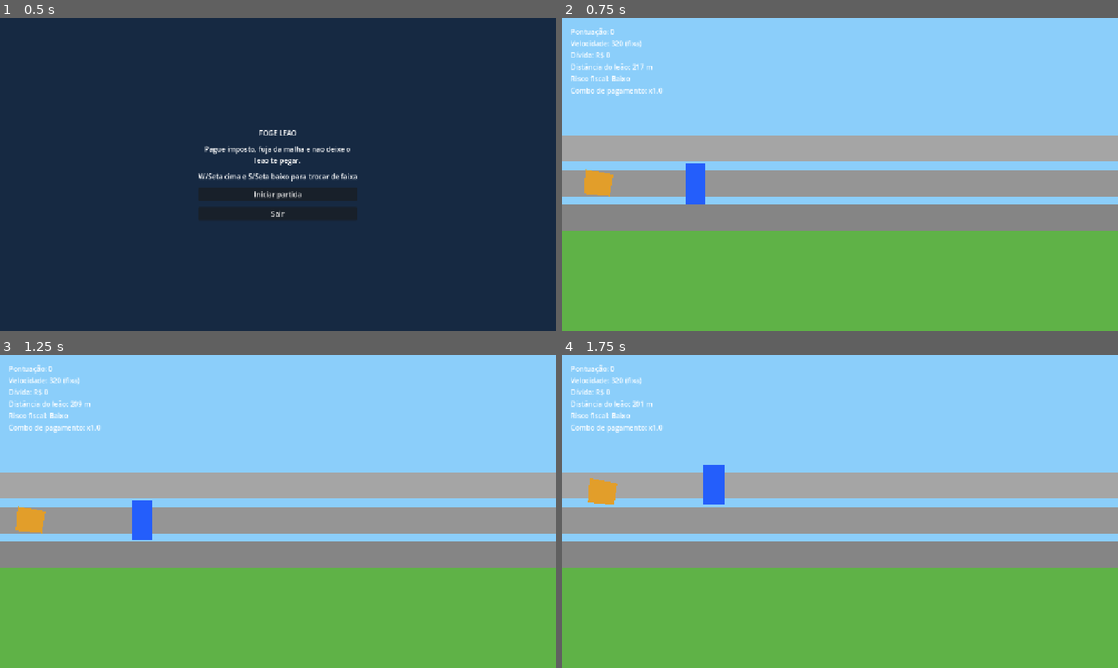
Above: before the commit, frames 1-4 (two rows, left to right).
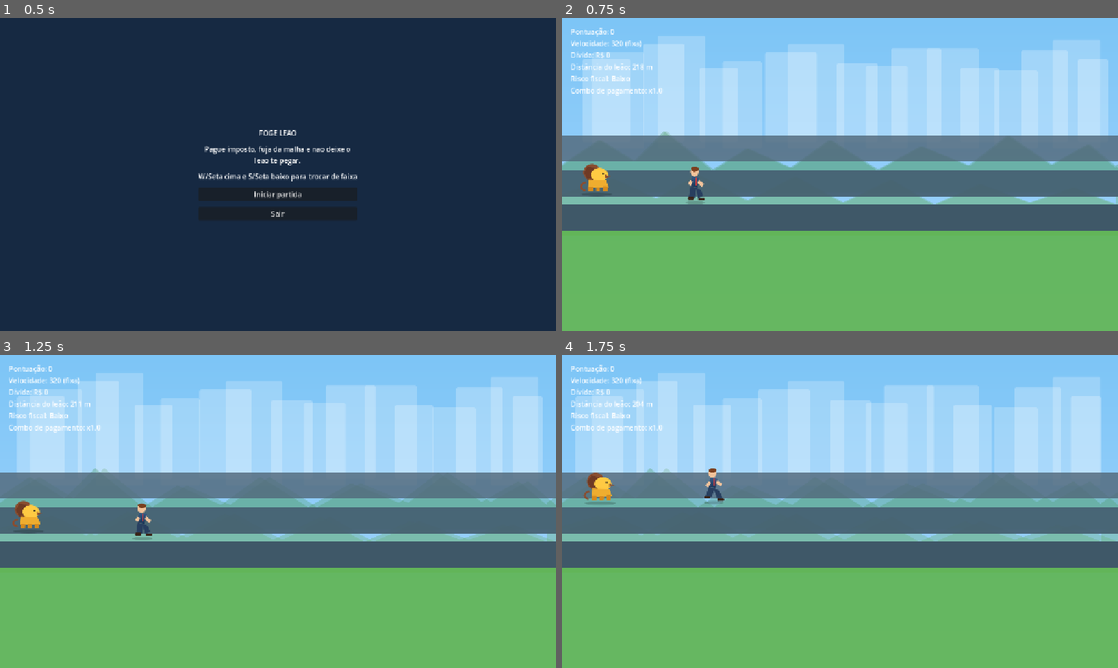
Above: after the commit, the same moments.

Repository: dairan/FugaDoLeao
Game: Godot game, scene res://scenes/menu/MainMenu.tscn
Two runs of this game, one before a commit and one after it. Both use one fixed random seed, a clock stepped at 60 frames per second and the inputs below.
Inputs:
- Up to frame 1 (0.5 s): no input
- Up to frame 2 (0.75 s): click "Iniciar partida" at 0.5 s
- Up to frame 3 (1.25 s): no input
- Up to frame 4 (1.75 s): hold W (move_up) from 1.28 s (still down); hold Keypad Enter (start_game) from 1.28 s (still down)

Frame 1 is identical in both runs. In frame 2, 77% of the frame differs, in the area x 0-100%, y 8-100%; in frame 3, 77%; in frame 4, 77%.

Commit message:
chore: atualiza modificações pendentes no Godot

Diff:
--- /dev/null
+++ b/assets/art/bg_city.svg
@@ -0,0 +1,25 @@
+<svg width="1280" height="720" viewBox="0 0 1280 720" xmlns="http://www.w3.org/2000/svg">
+  <defs>
+    <linearGradient id="sky" x1="0" y1="0" x2="0" y2="1">
+      <stop offset="0" stop-color="#7dc5f6"/>
+      <stop offset="1" stop-color="#a7d7ff"/>
+    </linearGradient>
+  </defs>
+  <rect width="1280" height="720" fill="url(#sky)"/>
+  <g opacity="0.22" fill="#ffffff">
+    <rect x="70" y="80" width="120" height="220" rx="4"/>
+    <rect x="220" y="40" width="110" height="260" rx="4"/>
+    <rect x="370" y="100" width="90" height="200" rx="4"/>
+    <rect x="520" y="60" width="130" height="240" rx="4"/>
+    <rect x="700" y="110" width="95" height="190" rx="4"/>
+    <rect x="840" y="70" width="120" height="230" rx="4"/>
+    <rect x="995" y="120" width="100" height="180" rx="4"/>
+    <rect x="1130" y="50" width="110" height="250" rx="4"/>
+  </g>
+  <g opacity="0.32" fill="#4d9a65">
+    <polygon points="0,340 90,280 170,330 240,260 350,350 430,300 530,345 620,280 730,350 830,295 940,340 1030,270 1130,338 1215,290 1280,345 1280,400 0,400"/>
+  </g>
+  <g opacity="0.36" fill="#6bb17d">
+    <polygon points="0,405 120,370 220,415 315,360 430,420 540,365 650,425 760,372 860,430 965,382 1080,425 1180,390 1280,430 1280,490 0,490"/>
+  </g>
+</svg>
--- /dev/null
+++ b/assets/art/bg_far.svg
@@ -0,0 +1,14 @@
+<svg width="1280" height="720" viewBox="0 0 1280 720" xmlns="http://www.w3.org/2000/svg">
+  <rect width="1280" height="720" fill="none"/>
+  <g opacity="0.25" fill="#ffffff">
+    <rect x="50" y="95" width="110" height="190" rx="4"/>
+    <rect x="190" y="60" width="95" height="225" rx="4"/>
+    <rect x="320" y="115" width="88" height="170" rx="4"/>
+    <rect x="470" y="80" width="120" height="205" rx="4"/>
+    <rect x="635" y="105" width="95" height="180" rx="4"/>
+    <rect x="760" y="70" width="115" height="215" rx="4"/>
+    <rect x="920" y="115" width="88" height="170" rx="4"/>
+    <rect x="1060" y="75" width="108" height="210" rx="4"/>
+    <rect x="1190" y="95" width="70" height="190" rx="4"/>
+  </g>
+</svg>
--- /dev/null
+++ b/assets/art/bg_near.svg
@@ -0,0 +1,9 @@
+<svg width="1280" height="720" viewBox="0 0 1280 720" xmlns="http://www.w3.org/2000/svg">
+  <rect width="1280" height="720" fill="none"/>
+  <g opacity="0.35" fill="#4d9a65">
+    <polygon points="0,340 90,280 170,330 240,260 350,350 430,300 530,345 620,280 730,350 830,295 940,340 1030,270 1130,338 1215,290 1280,345 1280,410 0,410"/>
+  </g>
+  <g opacity="0.40" fill="#6bb17d">
+    <polygon points="0,405 120,370 220,415 315,360 430,420 540,365 650,425 760,372 860,430 965,382 1080,425 1180,390 1280,430 1280,500 0,500"/>
+  </g>
+</svg>
--- /dev/null
+++ b/assets/art/item_bad_tax.svg
@@ -0,0 +1,11 @@
+<svg width="72" height="72" viewBox="0 0 72 72" xmlns="http://www.w3.org/2000/svg">
+  <defs>
+    <linearGradient id="r" x1="0" y1="0" x2="0" y2="1">
+      <stop offset="0" stop-color="#ff6e6e"/>
+      <stop offset="1" stop-color="#c53030"/>
+    </linearGradient>
+  </defs>
+  <circle cx="36" cy="36" r="28" fill="url(#r)"/>
+  <circle cx="36" cy="36" r="22" fill="#ff9a9a" opacity="0.3"/>
+  <path d="M25 25 L47 47 M47 25 L25 47" stroke="#ffffff" stroke-width="5" stroke-linecap="round"/>
+</svg>
--- /dev/null
+++ b/assets/art/item_good_tax.svg
@@ -0,0 +1,11 @@
+<svg width="72" height="72" viewBox="0 0 72 72" xmlns="http://www.w3.org/2000/svg">
+  <defs>
+    <linearGradient id="g" x1="0" y1="0" x2="0" y2="1">
+      <stop offset="0" stop-color="#3ad874"/>
+      <stop offset="1" stop-color="#1b9d51"/>
+    </linearGradient>
+  </defs>
+  <circle cx="36" cy="36" r="28" fill="url(#g)"/>
+  <circle cx="36" cy="36" r="22" fill="#63e38f" opacity="0.45"/>
+  <path d="M25 37 L33 45 L48 28" stroke="#ffffff" stroke-width="5" stroke-linecap="round" stroke-linejoin="round" fill="none"/>
+</svg>
--- /dev/null
+++ b/assets/art/lion_chaser.svg
@@ -0,0 +1,13 @@
+<svg width="120" height="96" viewBox="0 0 120 96" xmlns="http://www.w3.org/2000/svg">
+  <ellipse cx="58" cy="90" rx="40" ry="5" fill="#000" opacity="0.18"/>
+  <circle cx="45" cy="34" r="22" fill="#8a4d2f"/>
+  <path d="M35 18 L25 35 L35 53 L50 55 L60 40 L57 25 Z" fill="#6f3a24"/>
+  <ellipse cx="64" cy="40" rx="22" ry="17" fill="#ffca43"/>
+  <circle cx="73" cy="37" r="2" fill="#1d1d1d"/>
+  <path d="M80 40 L93 44 L80 48 Z" fill="#8a4d2f"/>
+  <path d="M38 52 L82 54 L88 72 L36 74 Z" fill="#efad2f"/>
+  <rect x="38" y="70" width="11" height="12" rx="2" fill="#d58a1d"/>
+  <rect x="56" y="70" width="11" height="12" rx="2" fill="#d58a1d"/>
+  <rect x="73" y="70" width="11" height="12" rx="2" fill="#d58a1d"/>
+  <path d="M28 60 C16 63, 16 75, 28 77" stroke="#8a4d2f" stroke-width="5" fill="none" stroke-linecap="round"/>
+</svg>
--- /dev/null
+++ b/assets/art/lion_chaser_step.svg
@@ -0,0 +1,13 @@
+<svg width="120" height="96" viewBox="0 0 120 96" xmlns="http://www.w3.org/2000/svg">
+  <ellipse cx="58" cy="90" rx="40" ry="5" fill="#000" opacity="0.18"/>
+  <circle cx="46" cy="34" r="22" fill="#8a4d2f"/>
+  <path d="M35 18 L25 35 L35 53 L50 55 L60 40 L57 25 Z" fill="#6f3a24"/>
+  <ellipse cx="65" cy="40" rx="22" ry="17" fill="#ffca43"/>
+  <circle cx="74" cy="37" r="2" fill="#1d1d1d"/>
+  <path d="M81 40 L95 44 L81 48 Z" fill="#8a4d2f"/>
+  <path d="M38 52 L82 54 L88 72 L36 74 Z" fill="#efad2f"/>
+  <rect x="36" y="70" width="12" height="12" rx="2" fill="#d58a1d"/>
+  <rect x="56" y="72" width="11" height="10" rx="2" fill="#d58a1d"/>
+  <rect x="74" y="69" width="11" height="13" rx="2" fill="#d58a1d"/>
+  <path d="M28 60 C16 63, 14 76, 27 79" stroke="#8a4d2f" stroke-width="5" fill="none" stroke-linecap="round"/>
+</svg>
--- /dev/null
+++ b/assets/art/player_runner.svg
@@ -0,0 +1,19 @@
+<svg width="96" height="96" viewBox="0 0 96 96" xmlns="http://www.w3.org/2000/svg">
+  <defs>
+    <linearGradient id="suit" x1="0" y1="0" x2="0" y2="1">
+      <stop offset="0" stop-color="#365b87"/>
+      <stop offset="1" stop-color="#1d3556"/>
+    </linearGradient>
+  </defs>
+  <ellipse cx="48" cy="90" rx="24" ry="4" fill="#000" opacity="0.18"/>
+  <circle cx="45" cy="21" r="10" fill="#f2c39b"/>
+  <path d="M36 15 C38 8, 50 7, 56 13 C54 18, 48 20, 42 20 Z" fill="#7b3f1f"/>
+  <path d="M40 31 L58 34 L53 56 L35 52 Z" fill="url(#suit)"/>
+  <rect x="48" y="33" width="3" height="18" fill="#d83b3b"/>
+  <path d="M57 38 L70 45 L66 52 L54 45 Z" fill="#f2c39b"/>
+  <path d="M36 39 L28 50 L35 54 L42 43 Z" fill="#f2c39b"/>
+  <path d="M36 53 L50 57 L43 78 L29 74 Z" fill="#283f5f"/>
+  <path d="M49 56 L61 61 L70 79 L58 82 L50 63 Z" fill="#283f5f"/>
+  <rect x="25" y="74" width="15" height="6" rx="2" fill="#3a2418"/>
+  <rect x="57" y="80" width="16" height="6" rx="2" fill="#3a2418"/>
+</svg>
--- /dev/null
+++ b/assets/art/player_runner_step.svg
@@ -0,0 +1,19 @@
+<svg width="96" height="96" viewBox="0 0 96 96" xmlns="http://www.w3.org/2000/svg">
+  <defs>
+    <linearGradient id="suit" x1="0" y1="0" x2="0" y2="1">
+      <stop offset="0" stop-color="#365b87"/>
+      <stop offset="1" stop-color="#1d3556"/>
+    </linearGradient>
+  </defs>
+  <ellipse cx="48" cy="90" rx="24" ry="4" fill="#000" opacity="0.18"/>
+  <circle cx="46" cy="21" r="10" fill="#f2c39b"/>
+  <path d="M37 14 C39 8, 52 8, 57 14 C55 19, 49 21, 43 21 Z" fill="#7b3f1f"/>
+  <path d="M40 31 L58 34 L53 56 L35 52 Z" fill="url(#suit)"/>
+  <rect x="48" y="33" width="3" height="18" fill="#d83b3b"/>
+  <path d="M57 38 L69 48 L64 55 L53 45 Z" fill="#f2c39b"/>
+  <path d="M36 39 L30 47 L37 53 L42 43 Z" fill="#f2c39b"/>
+  <path d="M36 53 L50 57 L47 79 L33 77 Z" fill="#283f5f"/>
+  <path d="M49 56 L61 61 L67 74 L55 80 L50 63 Z" fill="#283f5f"/>
+  <rect x="30" y="77" width="15" height="6" rx="2" fill="#3a2418"/>
+  <rect x="55" y="78" width="16" height="6" rx="2" fill="#3a2418"/>
+</svg>
--- a/scenes/items/BadItem.tscn
+++ b/scenes/items/BadItem.tscn
@@ -1,24 +1,25 @@
-[gd_scene load_steps=2 format=3]
+[gd_scene load_steps=3 format=3]
 
 [ext_resource type="Script" path="res://scripts/items/bad_item.gd" id="1"]
+[ext_resource type="Texture2D" path="res://assets/art/item_bad_tax.svg" id="2"]
 
 [sub_resource type="CircleShape2D" id="1"]
-radius = 24.0
+radius = 22.0
 
 [node name="BadItem" type="Area2D"]
 script = ExtResource("1")
 monitoring = true
 monitorable = true
 
-[node name="Visual" type="Polygon2D" parent="."]
-polygon = PackedVector2Array(-24, -24, 24, -24, 24, 24, -24, 24)
-color = Color(0.901961, 0.313726, 0.313726, 1)
+[node name="Visual" type="Sprite2D" parent="."]
+texture = ExtResource("2")
+scale = Vector2(0.8, 0.8)
 
 [node name="Label" type="Label" parent="."]
-offset_left = -60.0
-offset_top = 34.0
-offset_right = 60.0
-offset_bottom = 62.0
+offset_left = -85.0
+offset_top = 38.0
+offset_right = 85.0
+offset_bottom = 66.0
 text = "caixa dois"
 horizontal_alignment = 1
 
--- a/scenes/items/GoodItem.tscn
+++ b/scenes/items/GoodItem.tscn
@@ -1,24 +1,25 @@
-[gd_scene load_steps=2 format=3]
+[gd_scene load_steps=3 format=3]
 
 [ext_resource type="Script" path="res://scripts/items/good_item.gd" id="1"]
+[ext_resource type="Texture2D" path="res://assets/art/item_good_tax.svg" id="2"]
 
 [sub_resource type="CircleShape2D" id="1"]
-radius = 24.0
+radius = 22.0
 
 [node name="GoodItem" type="Area2D"]
 script = ExtResource("1")
 monitoring = true
 monitorable = true
 
-[node name="Visual" type="Polygon2D" parent="."]
-polygon = PackedVector2Array(0, -28, 28, 0, 0, 28, -28, 0)
-color = Color(0.160784, 0.784314, 0.384314, 1)
+[node name="Visual" type="Sprite2D" parent="."]
+texture = ExtResource("2")
+scale = Vector2(0.8, 0.8)
 
 [node name="Label" type="Label" parent="."]
-offset_left = -55.0
-offset_top = 34.0
-offset_right = 55.0
-offset_bottom = 62.0
+offset_left = -80.0
+offset_top = 38.0
+offset_right = 80.0
+offset_bottom = 66.0
 text = "dinheiro"
 horizontal_alignment = 1
 
--- a/scenes/lion/Lion.tscn
+++ b/scenes/lion/Lion.tscn
@@ -1,11 +1,13 @@
 [gd_scene load_steps=2 format=3]
 
 [ext_resource type="Script" path="res://scripts/lion/lion.gd" id="1"]
+[ext_resource type="Texture2D" path="res://assets/art/lion_chaser.svg" id="2"]
 
 [node name="Lion" type="Node2D"]
 script = ExtResource("1")
 position = Vector2(120, 380)
 
-[node name="Body" type="Polygon2D" parent="."]
-polygon = PackedVector2Array(-28, -32, 36, -20, 28, 30, -32, 24)
-color = Color(0.890196, 0.623529, 0.168627, 1)
+[node name="Body" type="Sprite2D" parent="."]
+texture = ExtResource("2")
+position = Vector2(0, -12)
+scale = Vector2(0.9, 0.9)
--- a/scenes/main/Main.tscn
+++ b/scenes/main/Main.tscn
@@ -6,40 +6,65 @@
 [ext_resource type="PackedScene" path="res://scenes/ui/HUD.tscn" id="4"]
 [ext_resource type="PackedScene" path="res://scenes/items/GoodItem.tscn" id="5"]
 [ext_resource type="PackedScene" path="res://scenes/items/BadItem.tscn" id="6"]
+[ext_resource type="Texture2D" path="res://assets/art/bg_city.svg" id="7"]
+[ext_resource type="Texture2D" path="res://assets/art/bg_far.svg" id="8"]
+[ext_resource type="Texture2D" path="res://assets/art/bg_near.svg" id="9"]
+[ext_resource type="AudioStream" path="res://assets/audio/sfx_good.wav" id="10"]
+[ext_resource type="AudioStream" path="res://assets/audio/sfx_bad.wav" id="11"]
+[ext_resource type="AudioStream" path="res://assets/audio/sfx_game_over.wav" id="12"]
 
 [node name="Main" type="Node2D"]
 script = ExtResource("1")
 good_item_scene = ExtResource("5")
 bad_item_scene = ExtResource("6")
 
-[node name="Sky" type="ColorRect" parent="."]
+[node name="Sky" type="TextureRect" parent="."]
 offset_right = 1280.0
 offset_bottom = 720.0
-color = Color(0.545098, 0.807843, 0.980392, 1)
+texture = ExtResource("7")
+stretch_mode = 6
+
+[node name="Parallax" type="Node2D" parent="."]
+
+[node name="FarA" type="Sprite2D" parent="Parallax"]
+position = Vector2(640, 360)
+texture = ExtResource("8")
+
+[node name="FarB" type="Sprite2D" parent="Parallax"]
+position = Vector2(1920, 360)
+texture = ExtResource("8")
+
+[node name="NearA" type="Sprite2D" parent="Parallax"]
+position = Vector2(640, 360)
+texture = ExtResource("9")
+
+[node name="NearB" type="Sprite2D" parent="Parallax"]
+position = Vector2(1920, 360)
+texture = ExtResource("9")
 
 [node name="LaneTop" type="ColorRect" parent="."]
 offset_top = 270.0
 offset_right = 1280.0
 offset_bottom = 330.0
-color = Color(0.647059, 0.647059, 0.647059, 1)
+color = Color(0.32, 0.41, 0.48, 0.82)
 
 [node name="LaneMid" type="ColorRect" parent="."]
 offset_top = 350.0
 offset_right = 1280.0
 offset_bottom = 410.0
-color = Color(0.584314, 0.584314, 0.584314, 1)
+color = Color(0.26, 0.35, 0.43, 0.86)
 
 [node name="LaneBottom" type="ColorRect" parent="."]
 offset_top = 430.0
 offset_right = 1280.0
 offset_bottom = 490.0
-color = Color(0.521569, 0.521569, 0.521569, 1)
+color = Color(0.22, 0.3, 0.38, 0.9)
 
 [node name="Grass" type="ColorRect" parent="."]
 offset_top = 490.0
 offset_right = 1280.0
 offset_bottom = 720.0
-color = Color(0.372549, 0.698039, 0.278431, 1)
+color = Color(0.36, 0.7, 0.28, 0.86)
 
 [node name="Player" parent="." instance=ExtResource("2")]
 
@@ -51,4 +76,16 @@
 wait_time = 1.0
 autostart = false
 
+[node name="GoodSfx" type="AudioStreamPlayer" parent="."]
+stream = ExtResource("10")
+volume_db = -6.0
+
+[node name="BadSfx" type="AudioStreamPlayer" parent="."]
+stream = ExtResource("11")
+volume_db = -5.0
+
+[node name="GameOverSfx" type="AudioStreamPlayer" parent="."]
+stream = ExtResource("12")
+volume_db = -4.0
+
 [node name="HUD" parent="." instance=ExtResource("4")]
--- a/scenes/player/Player.tscn
+++ b/scenes/player/Player.tscn
@@ -1,17 +1,20 @@
-[gd_scene load_steps=2 format=3]
+[gd_scene load_steps=3 format=3]
 
 [ext_resource type="Script" path="res://scripts/player/player.gd" id="1"]
+[ext_resource type="Texture2D" path="res://assets/art/player_runner.svg" id="2"]
 
 [sub_resource type="RectangleShape2D" id="1"]
-size = Vector2(64, 92)
+size = Vector2(44, 78)
 
 [node name="Player" type="CharacterBody2D"]
 script = ExtResource("1")
 position = Vector2(300, 380)
 
-[node name="Body" type="Polygon2D" parent="."]
-polygon = PackedVector2Array(-24, -46, 24, -46, 24, 46, -24, 46)
-color = Color(0.145098, 0.372549, 0.984314, 1)
+[node name="Body" type="Sprite2D" parent="."]
+texture = ExtResource("2")
+position = Vector2(0, -8)
+scale = Vector2(0.95, 0.95)
 
 [node name="CollisionShape2D" type="CollisionShape2D" parent="."]
 shape = SubResource("1")
+position = Vector2(0, -6)
--- a/scripts/globals/game_state.gd
+++ b/scripts/globals/game_state.gd
@@ -1,11 +1,15 @@
 extends Node
+
+signal good_item_collected
+signal bad_item_collected
+signal game_over_triggered
 
 const BASE_SPEED: float = 320.0
 const START_DISTANCE: float = 220.0
 const MAX_DISTANCE: float = 9999.0
-const PASSIVE_DISTANCE_DRAIN: float = 16.0
-const GOOD_DISTANCE_BONUS_BASE: float = 34.0
-const BAD_DISTANCE_PENALTY: float = 42.0
+const PASSIVE_DISTANCE_DRAIN: float = 14.0
+const GOOD_DISTANCE_BONUS_BASE: float = 36.0
+const BAD_DISTANCE_PENALTY: float = 46.0
 const COMBO_WINDOW_SECONDS: float = 2.2
 
 var score: int = 0
@@ -18,6 +22,7 @@
 var combo_timer: float = 0.0
 var is_paused: bool = false
 var is_game_over: bool = false
+var game_over_notified: bool = false
 
 func reset() -> void:
     score = 0
@@ -30,6 +35,7 @@
     combo_timer = 0.0
     is_paused = false
     is_game_over = false
+    game_over_notified = false
 
 func apply_good_tax_pickup() -> void:
     if is_game_over:
@@ -47,6 +53,7 @@
 
     debt = max(0, debt - 55 - combo_count * 2)
     _update_risk()
+    emit_signal("good_item_collected")
 
 func apply_bad_tax_event() -> void:
     if is_game_over:
@@ -61,8 +68,9 @@
     combo_timer = 0.0
 
     _update_risk()
+    emit_signal("bad_item_collected")
     if lion_distance <= 0.0:
-        is_game_over = true
+        _set_game_over()
 
 func tick_passive_chase(delta: float) -> void:
     if is_game_over or is_paused:
@@ -78,7 +86,16 @@
 
     _update_risk()
     if lion_distance <= 0.0:
-        is_game_over = true
+        _set_game_over()
+
+func _set_game_over() -> void:
+    if is_game_over:
+        return
+
+    is_game_over = true
+    if not game_over_notified:
+        game_over_notified = true
+        emit_signal("game_over_triggered")
 
 func _update_risk() -> void:
     if lion_distance > 180.0 and debt < 450:
--- a/scripts/lion/lion.gd
+++ b/scripts/lion/lion.gd
@@ -1,17 +1,31 @@
 extends Node2D
+
+const LION_FRAMES: Array[Texture2D] = [
+	preload("res://assets/art/lion_chaser.svg"),
+	preload("res://assets/art/lion_chaser_step.svg")
+]
+const FRAME_INTERVAL_SECONDS: float = 0.14
 
 @export var min_gap: float = 55.0
 @export var max_gap: float = 300.0
 @export var follow_lerp_speed: float = 4.0
 
+@onready var body_visual: Sprite2D = $Body
+
 var player: Node2D
+var frame_timer: float = 0.0
+var frame_index: int = 0
 
 func _ready() -> void:
 	player = get_tree().get_first_node_in_group("player") as Node2D
+	body_visual.texture = LION_FRAMES[0]
 
 func _process(delta: float) -> void:
 	if GameState.is_game_over or GameState.is_paused:
+		body_visual.texture = LION_FRAMES[0]
 		return
+
+	_animate_lion(delta)
 
 	if player == null:
 		player = get_tree().get_first_node_in_group("player") as Node2D
@@ -25,3 +39,10 @@
 
 	global_position.x = lerpf(global_position.x, target_x, follow_lerp_speed * delta)
 	global_position.y = lerpf(global_position.y, target_y, follow_lerp_speed * delta)
+
+func _animate_lion(delta: float) -> void:
+	frame_timer += delta
+	if frame_timer >= FRAME_INTERVAL_SECONDS:
+		frame_timer = 0.0
+		frame_index = (frame_index + 1) % LION_FRAMES.size()
+		body_visual.texture = LION_FRAMES[frame_index]
--- a/scripts/main/main.gd
+++ b/scripts/main/main.gd
@@ -1,4 +1,6 @@
 extends Node2D
+
+const BG_WIDTH: float = 1280.0
 
 @export var good_item_scene: PackedScene
 @export var bad_item_scene: PackedScene
@@ -7,11 +9,20 @@
 @export var initial_spawn_interval: float = 1.0
 @export var minimum_spawn_interval: float = 0.45
 @export var difficulty_step_seconds: float = 12.0
+@export var far_parallax_speed: float = 16.0
+@export var near_parallax_speed: float = 32.0
 
 const GOOD_ITEM_NAMES: Array[String] = ["dinheiro", "DARF", "regularização", "nota em dia"]
 const BAD_ITEM_NAMES: Array[String] = ["caixa dois", "offshore suspeita", "recibo frio", "malha fina"]
 
 @onready var spawn_timer: Timer = $ItemSpawner/SpawnTimer
+@onready var far_a: Sprite2D = $Parallax/FarA
+@onready var far_b: Sprite2D = $Parallax/FarB
+@onready var near_a: Sprite2D = $Parallax/NearA
+@onready var near_b: Sprite2D = $Parallax/NearB
+@onready var good_sfx: AudioStreamPlayer = $GoodSfx
+@onready var bad_sfx: AudioStreamPlayer = $BadSfx
+@onready var game_over_sfx: AudioStreamPlayer = $GameOverSfx
 
 var elapsed_time: float = 0.0
 var difficulty_level: int = 0
@@ -20,6 +31,9 @@
 func _ready() -> void:
 	GameState.reset()
 	randomize()
+
+	_init_signal_connections()
+
 	spawn_timer.wait_time = initial_spawn_interval
 	if not spawn_timer.timeout.is_connected(_on_spawn_timer_timeout):
 		spawn_timer.timeout.connect(_on_spawn_timer_timeout)
@@ -39,6 +53,8 @@
 
 	if GameState.is_paused:
 		return
+
+	_update_parallax(delta)
 
 	elapsed_time += delta
 	_update_difficulty()
@@ -75,6 +91,19 @@
 		initial_spawn_interval - float(difficulty_level) * 0.06
 	)
 
+func _update_parallax(delta: float) -> void:
+	_scroll_pair(far_a, far_b, far_parallax_speed, delta)
+	_scroll_pair(near_a, near_b, near_parallax_speed, delta)
+
+func _scroll_pair(layer_a: Sprite2D, layer_b: Sprite2D, speed: float, delta: float) -> void:
+	layer_a.position.x -= speed * delta
+	layer_b.position.x -= speed * delta
+
+	if layer_a.position.x <= -BG_WIDTH / 2.0:
+		layer_a.position.x = layer_b.position.x + BG_WIDTH
+	if layer_b.position.x <= -BG_WIDTH / 2.0:
+		layer_b.position.x = layer_a.position.x + BG_WIDTH
+
 func _toggle_pause() -> void:
 	GameState.is_paused = not GameState.is_paused
 	spawn_timer.paused = GameState.is_paused
@@ -87,3 +116,26 @@
 	for item in spawned_items:
 		if is_instance_valid(item):
 			item.queue_free()
+
+func _init_signal_connections() -> void:
+	if not GameState.good_item_collected.is_connected(_on_good_item_collected):
+		GameState.good_item_collected.connect(_on_good_item_collected)
+	if not GameState.bad_item_collected.is_connected(_on_bad_item_collected):
+		GameState.bad_item_collected.connect(_on_bad_item_collected)
+	if not GameState.game_over_triggered.is_connected(_on_game_over_triggered):
+		GameState.game_over_triggered.connect(_on_game_over_triggered)
+
+func _on_good_item_collected() -> void:
+	if good_sfx.playing:
+		good_sfx.stop()
+	good_sfx.play()
+
+func _on_bad_item_collected() -> void:
+	if bad_sfx.playing:
+		bad_sfx.stop()
+	bad_sfx.play()
+
+func _on_game_over_triggered() -> void:
+	if game_over_sfx.playing:
+		game_over_sfx.stop()
+	game_over_sfx.play()
--- a/scripts/player/player.gd
+++ b/scripts/player/player.gd
@@ -1,4 +1,10 @@
 extends CharacterBody2D
+
+const RUN_FRAMES: Array[Texture2D] = [
+	preload("res://assets/art/player_runner.svg"),
+	preload("res://assets/art/player_runner_step.svg")
+]
+const FRAME_INTERVAL_SECONDS: float = 0.10
 
 @export var lane_positions: Array[float] = [460.0, 380.0, 300.0]
 @export var start_x: float = 300.0
@@ -7,26 +13,36 @@
 @export var forward_pixels_per_second: float = 42.0
 @export var lane_change_speed: float = 700.0
 
-@onready var body_visual: Node2D = $Body
+@onready var body_visual: Sprite2D = $Body
 
 var current_lane: int = 1
 var run_time: float = 0.0
+var frame_timer: float = 0.0
+var frame_index: int = 0
 
 func _ready() -> void:
 	add_to_group("player")
 	current_lane = clampi(current_lane, 0, lane_positions.size() - 1)
 	position = Vector2(start_x, lane_positions[current_lane])
+	body_visual.texture = RUN_FRAMES[0]
 
 func _physics_process(delta: float) -> void:
 	if GameState.is_game_over or GameState.is_paused:
 		body_visual.position.y = 0.0
 		body_visual.scale.y = 1.0
+		body_visual.texture = RUN_FRAMES[0]
 		return
 
 	position.x = clampf(position.x + forward_pixels_per_second * delta, min_x, max_x)
 	position.y = move_toward(position.y, lane_positions[current_lane], lane_change_speed * delta)
 
 	run_time += delta
+	frame_timer += delta
+	if frame_timer >= FRAME_INTERVAL_SECONDS:
+		frame_timer = 0.0
+		frame_index = (frame_index + 1) % RUN_FRAMES.size()
+		body_visual.texture = RUN_FRAMES[frame_index]
+
 	body_visual.position.y = sin(run_time * 14.0) * 2.5
 	body_visual.scale.y = 1.0 + sin(run_time * 14.0) * 0.04
 
Not shown, added: assets/art/bg_city.svg.import
Not shown, added: assets/art/bg_far.svg.import
Not shown, added: assets/art/bg_near.svg.import
Not shown, added: assets/art/item_bad_tax.svg.import
Not shown, added: assets/art/item_good_tax.svg.import
Not shown, added: assets/art/lion_chaser.svg.import
Not shown, added: assets/art/lion_chaser_step.svg.import
Not shown, added: assets/art/player_runner.svg.import
Not shown, added: assets/art/player_runner_step.svg.import
Not shown, added: assets/audio/sfx_bad.wav.import
Not shown, added: assets/audio/sfx_game_over.wav.import
Not shown, added: assets/audio/sfx_good.wav.import
(and 5 more such lines)
